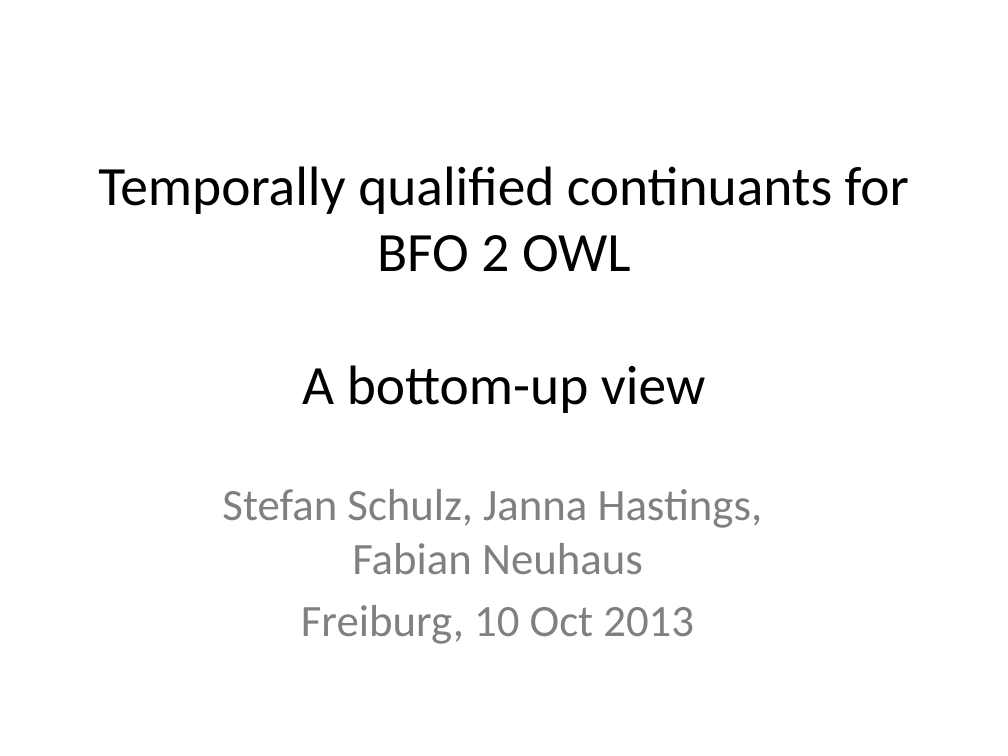
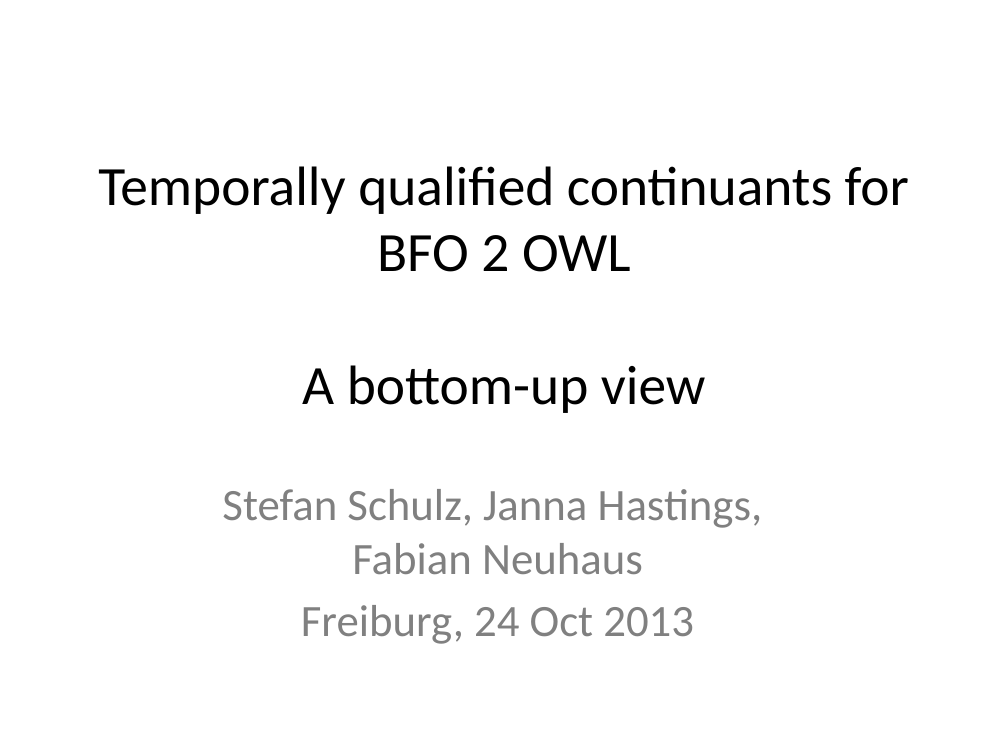
Before and after one commit to zhengj2007/bfo-export, a slide deck: slide 1 of docs/2013_BFO2_Freiburg.pptx. Drawn at 1008x756 pixels with LibreOffice and Linux fonts; fonts in the diff are those of the drawing. Boxes give left, top, right and bottom in pixels: in the first picture for what was removed or moved away, otherwise in the second. Text is boxed around its words. In the diff, an @@ line names an element or a change of style, - is before the commit and + after.

```diff
--- a/docs/2013_BFO2_Freiburg.pptx
+++ b/docs/2013_BFO2_Freiburg.pptx
@@ subtitle at [301,605,694,644]: text changed @@
-Freiburg, 10 Oct 2013
+Freiburg, 24 Oct 2013
```
Also in this commit, not shown: 1 other slide changed.
